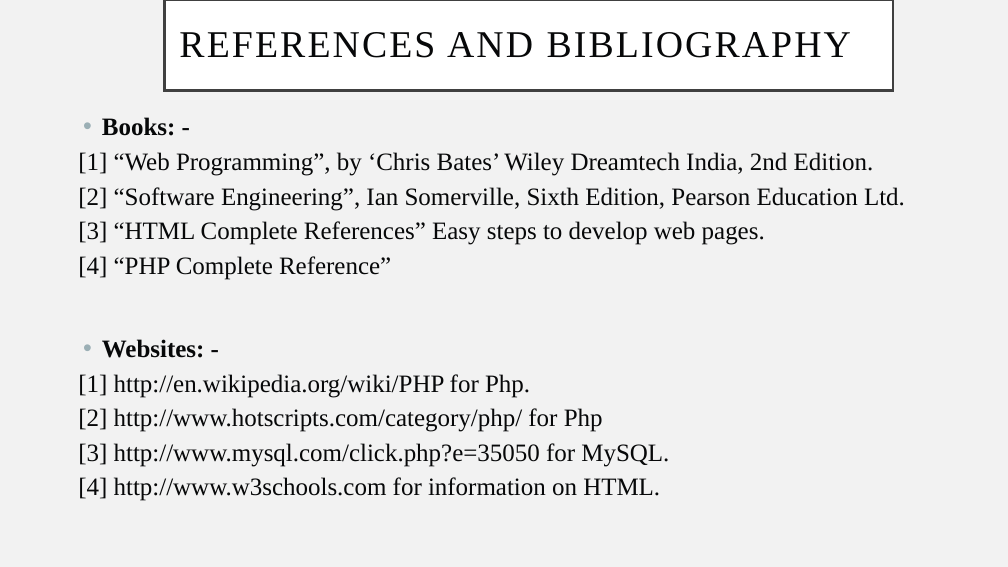
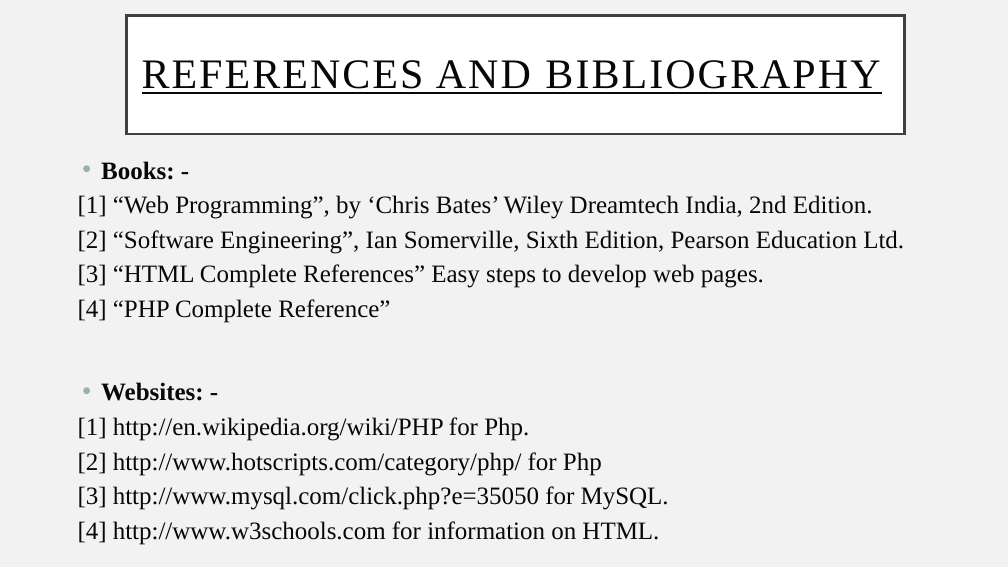
Before and after one commit to SHREYASX07/diseaseprediction-doctorrecommendation, a slide deck: slide 32 of Dpdr ppt.pptx. Drawn at 1008x567 pixels with LibreOffice and Linux fonts; fonts in the diff are those of the drawing. Boxes give left, top, right and bottom in pixels: in the first picture for what was removed or moved away, otherwise in the second. Text is boxed around its words. In the diff, an @@ line names an element or a change of style, - is before the commit and + after.

```diff
--- a/Dpdr ppt.pptx
+++ b/Dpdr ppt.pptx
@@ title "REFERENCES AND BIBLIOGRAPHY": place and size @@
-title "REFERENCES AND BIBLIOGRAPHY" at bbox=[164, 0, 893, 91]
+title "REFERENCES AND BIBLIOGRAPHY" at bbox=[126, 16, 904, 134]
@@ title "REFERENCES AND BIBLIOGRAPHY" at bbox=[126, 16, 904, 134]: size 36 to 40 pt, underline on @@
@@ text "Books: -": place and size @@
-text "Books: -" at bbox=[78, 117, 905, 501]
+text "Books: -" at bbox=[78, 161, 904, 545]
```
Also in this commit, not shown: 16 other slides changed, 2 other files.
